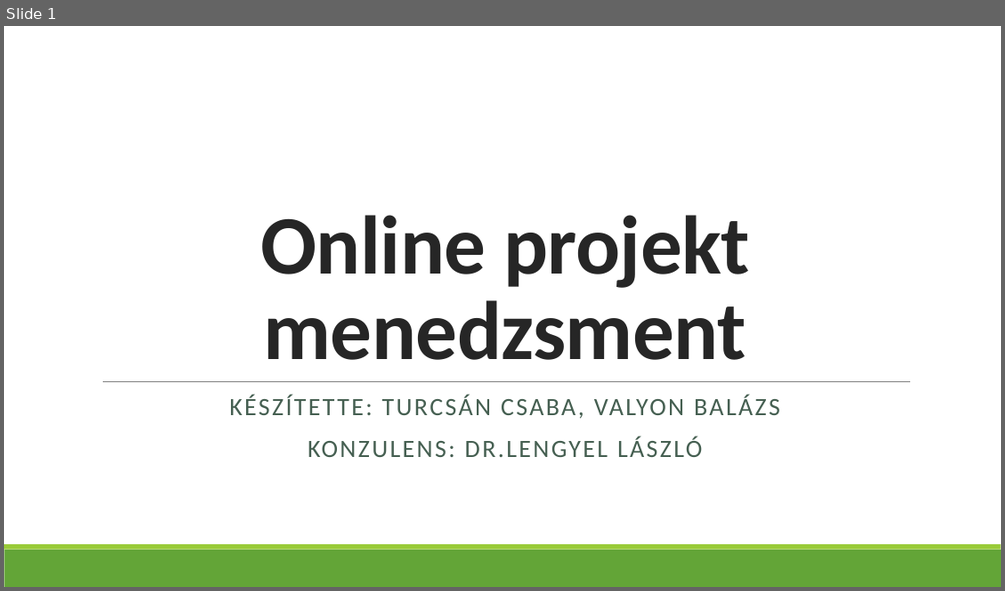
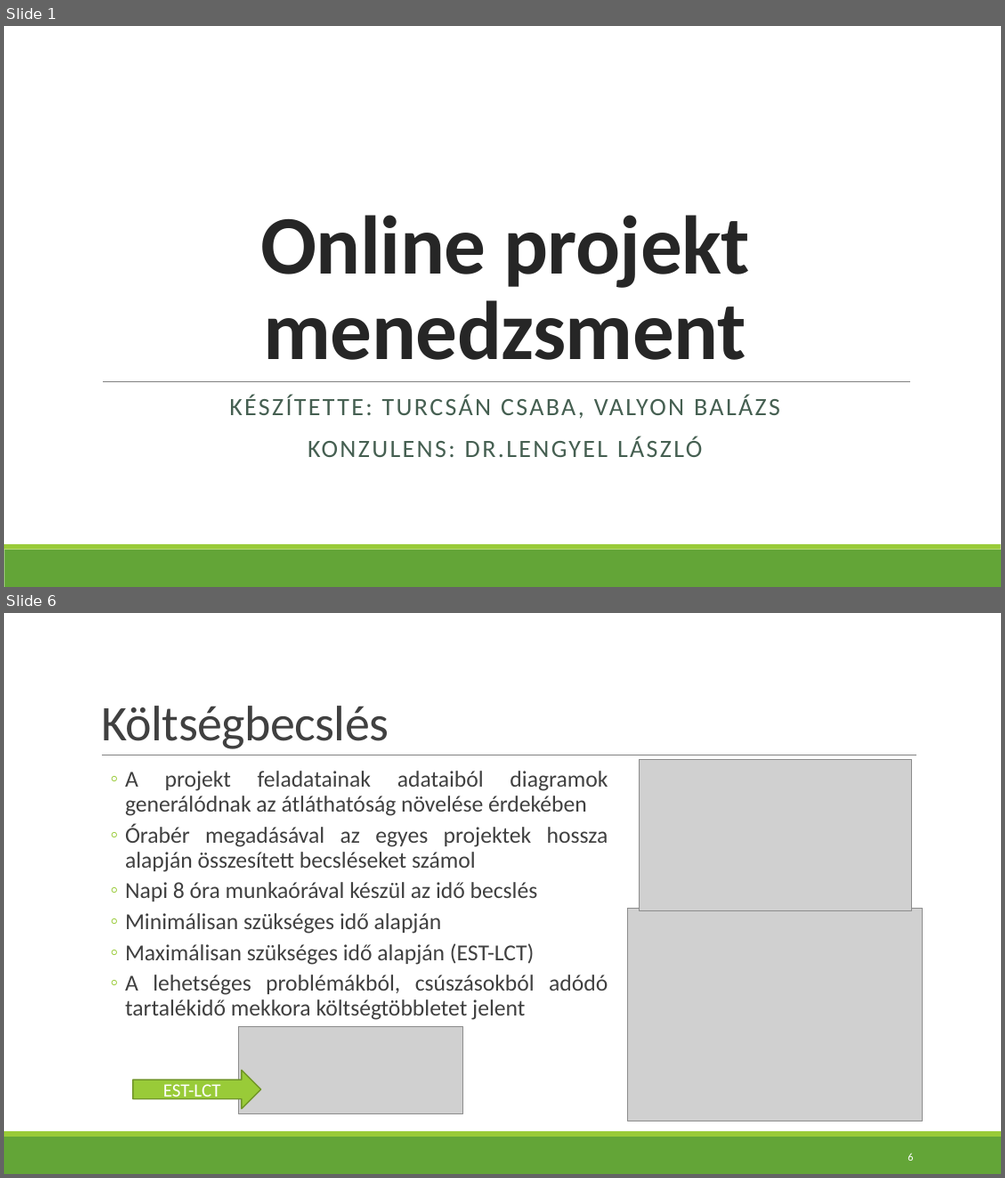
Before and after one commit to valyonbalazs/softarch, a slide deck: specification/prezentacio_v01.pptx. Shown one above the other, each under a label of ours: slide 1 before the commit, slides 1 and 6 after it; the slides between them are not shown. The pictures are 1005x591 and 1005x1178 pixels, drawn with LibreOffice and Linux fonts; fonts in the diff are those of the drawing; grey boxes stand for pictures. Boxes give left, top, right and bottom in pixels: in the first picture for what was removed or moved away, otherwise in the second. Text is boxed around its words. In the diff, an @@ line names an element or a change of style, - is before the commit and + after.

```diff
--- a/specification/prezentacio_v01.pptx
+++ b/specification/prezentacio_v01.pptx
@@ slide 6 added at [4, 613, 1001, 1174], background #FFFFFF; not listed: 2 template elements that a slide beside it also shows @@
@@ title added at [101, 706, 388, 749], 48 pt, text #404040 @@
+Költségbecslés
@@ line added from (102, 755) to (917, 755), #808080 0.5 pt @@
@@ text added at [125, 771, 608, 1020], 22 pt, text #404040 @@
+  ◦ A projekt feladatainak adataiból diagramok generálódnak az átláthatóság növelése érdekében
+  ◦ Órabér megadásával az egyes projektek hossza alapján összesített becsléseket számol
+  ◦ Napi 8 óra munkaórával készül az idő becslés
+  ◦ Minimálisan szükséges idő alapján
+  ◦ Maximálisan szükséges idő alapján (EST-LCT)
+  ◦ A lehetséges problémákból, csúszásokból adódó tartalékidő mekkora költségtöbbletet jelent
@@ picture added at [639, 760, 912, 910] @@
@@ picture added at [628, 908, 923, 1121] @@
@@ picture added at [239, 1027, 463, 1113] @@
@@ right arrow added at [133, 1070, 260, 1109], fill #99CB38, outline #719629 1.25 pt, 18 pt, text #FFFFFF @@
+EST-LCT
@@ page number added at [907, 1152, 913, 1160], 10.5 pt, text #FFFFFF @@
+6
```
Also in this commit, not shown: 6 slides changed, 2 other slides added, 3 slides removed.
